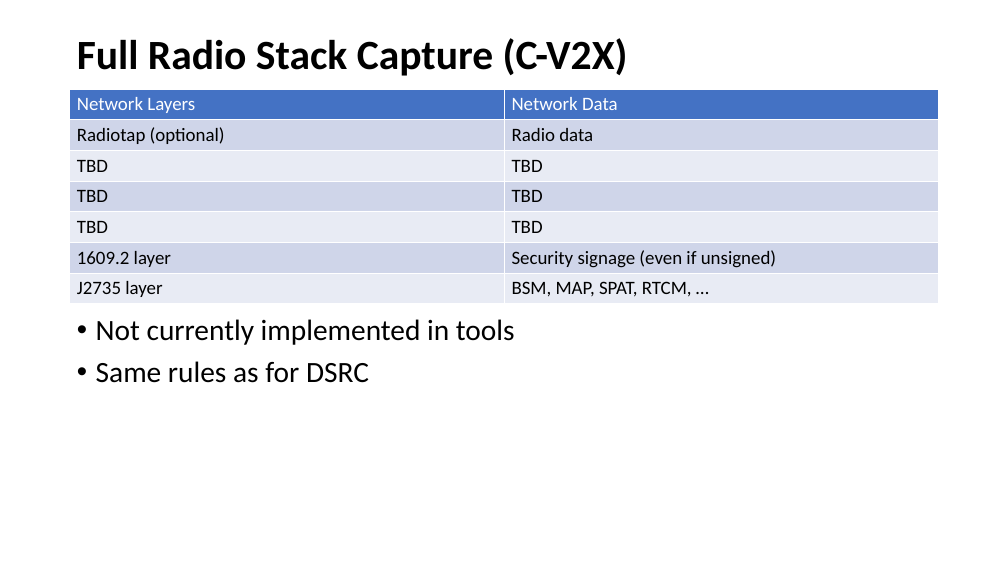
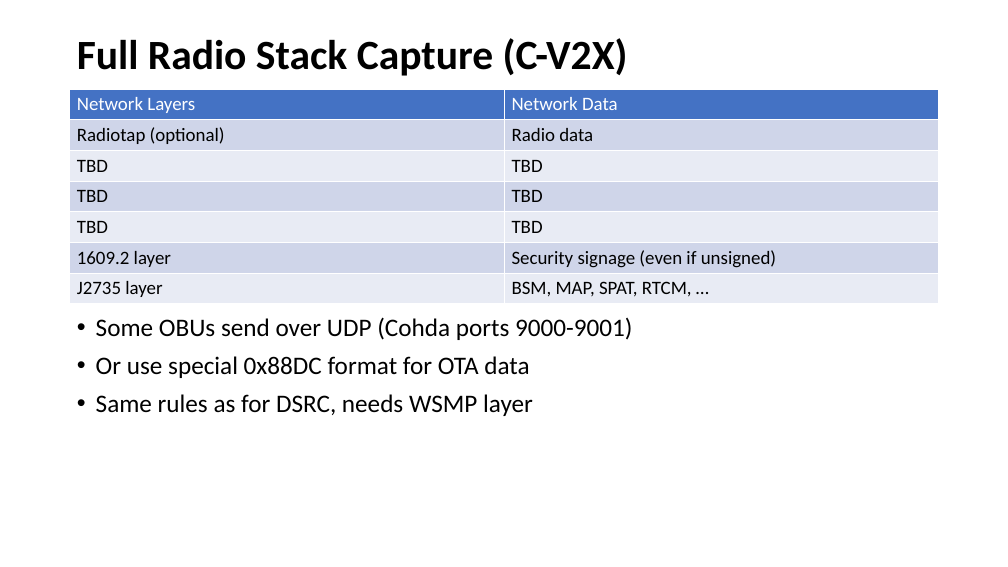
Before and after one commit to nprobert/j2735_tools, a slide deck: slide 9 of docs/NTCNA PCAP Decoder JSON Converter.pptx. Drawn at 1008x567 pixels with LibreOffice and Linux fonts; fonts in the diff are those of the drawing. Boxes give left, top, right and bottom in pixels: in the first picture for what was removed or moved away, otherwise in the second. Text is boxed around its words. In the diff, an @@ line names an element or a change of style, - is before the commit and + after.

```diff
--- a/docs/NTCNA PCAP Decoder JSON Converter.pptx
+++ b/docs/NTCNA PCAP Decoder JSON Converter.pptx
@@ text at bbox=[96, 317, 632, 416]: text changed; size 28 to 24 pt @@
-• Not currently implemented in tools
-• Same rules as for DSRC
+• Some OBUs send over UDP (Cohda ports 9000-9001)
+• Or use special 0x88DC format for OTA data
+• Same rules as for DSRC, needs WSMP layer
```
Also in this commit, not shown: 13 other slides changed, 6 other files.
